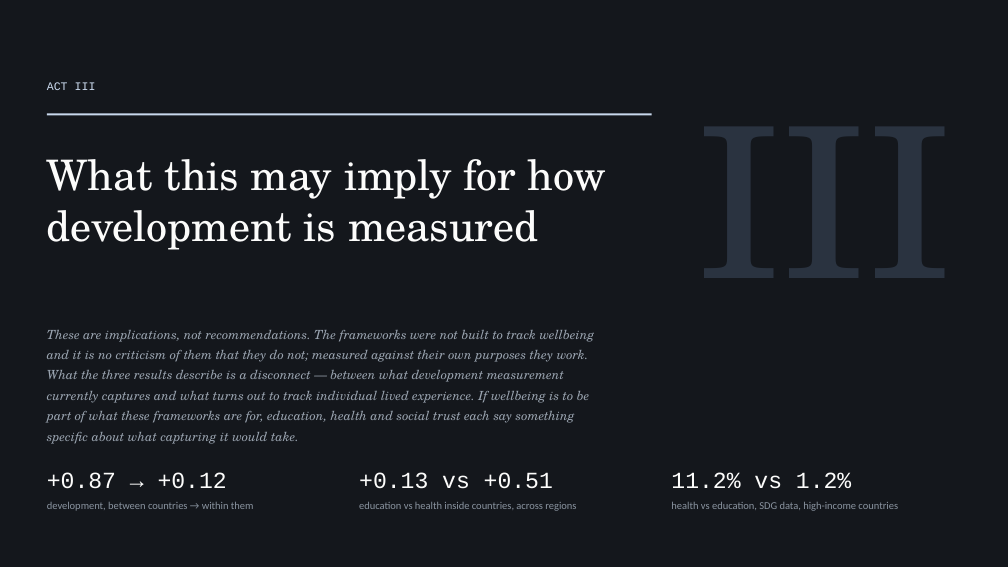
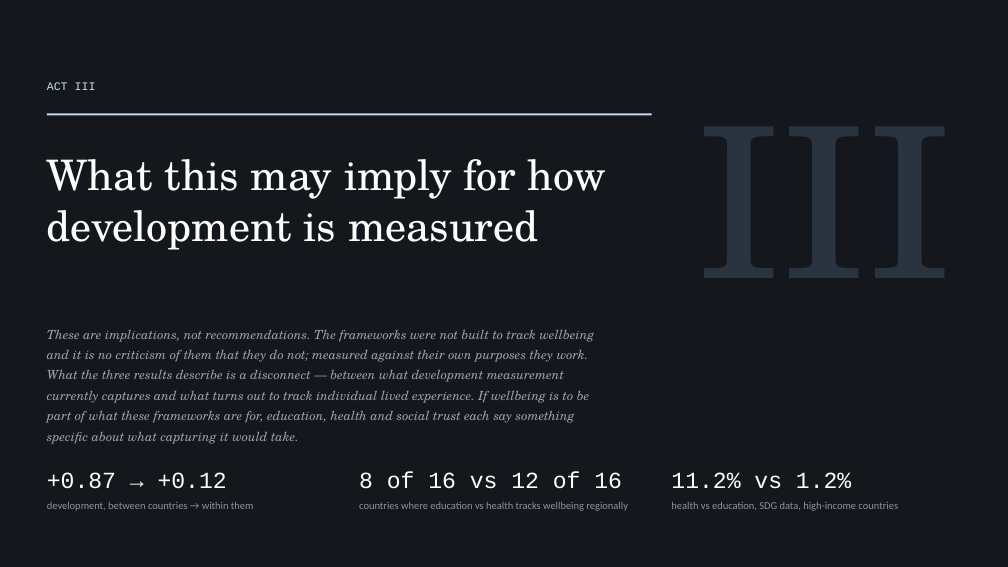
Before and after one commit to cwejnert/HDI-Happiness, a slide deck: slide 26 of deck/Measured_Where_It_Varies.pptx. Drawn at 1008x567 pixels with LibreOffice and Linux fonts; fonts in the diff are those of the drawing. Boxes give left, top, right and bottom in pixels: in the first picture for what was removed or moved away, otherwise in the second. Text is boxed around its words. In the diff, an @@ line names an element or a change of style, - is before the commit and + after.

```diff
--- a/deck/Measured_Where_It_Varies.pptx
+++ b/deck/Measured_Where_It_Varies.pptx
@@ text at (359,471,628,511): text changed @@
-+0.13 vs +0.51
-education vs health inside countries, across regions
+8 of 16 vs 12 of 16
+countries where education vs health tracks wellbeing regionally
```
Also in this commit, not shown: 6 other slides changed, 20 other files.
